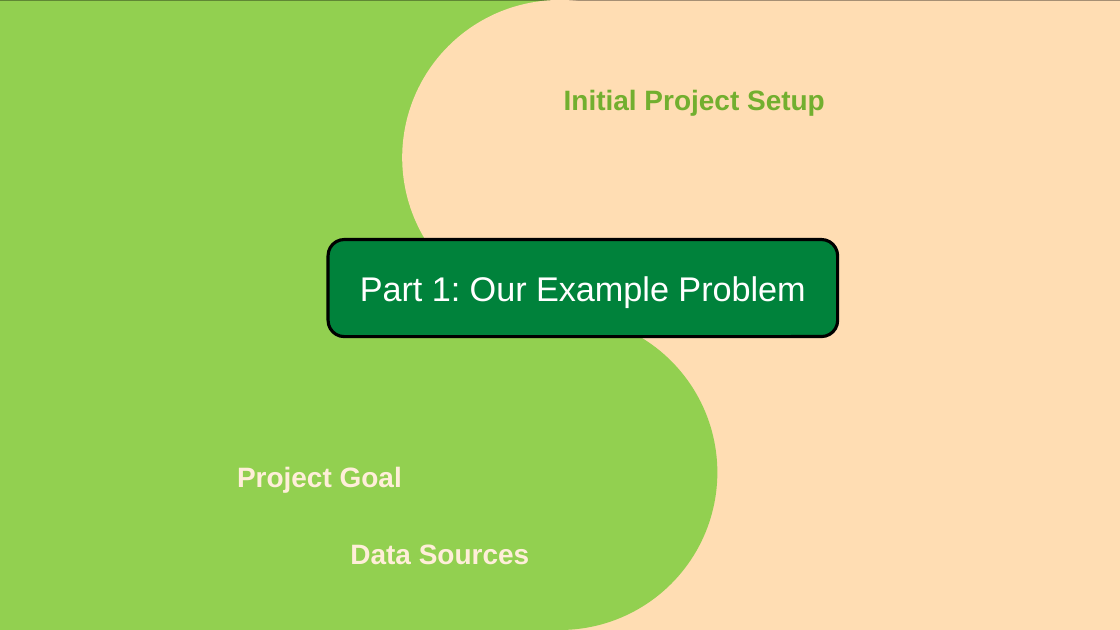
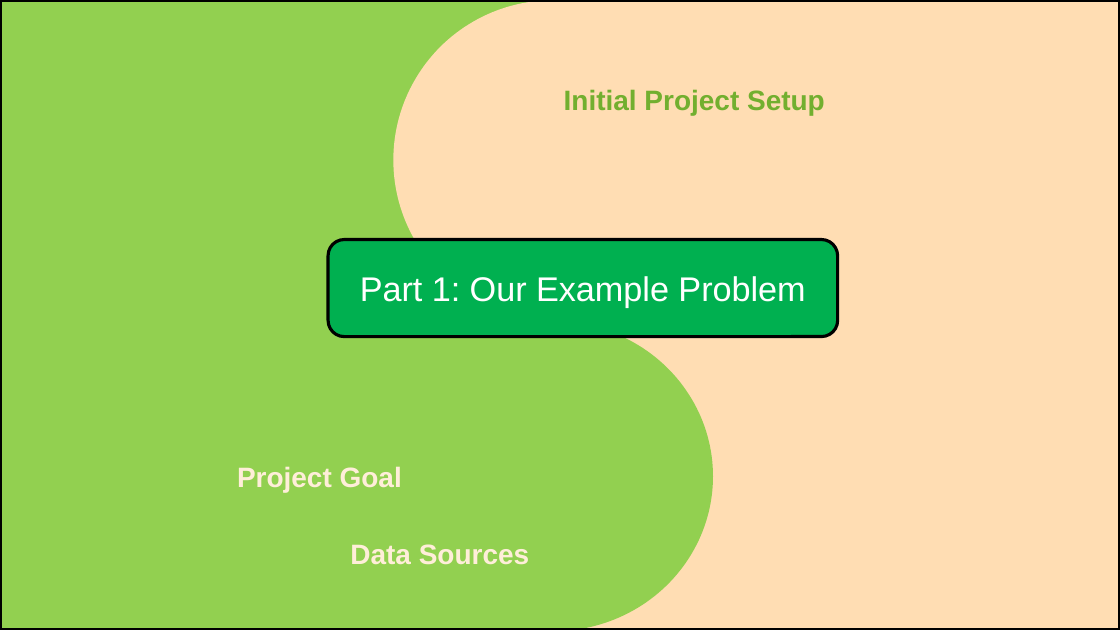
Before and after one commit to frank-trollmann/machine-learning_example-project, a slide deck: slide 7 of documentation/Session 1.pptx (slide 6 before the commit). Drawn at 1120x630 pixels with LibreOffice and Linux fonts; fonts in the diff are those of the drawing. Boxes give left, top, right and bottom in pixels: in the first picture for what was removed or moved away, otherwise in the second. Text is boxed around its words. In the diff, an @@ line names an element or a change of style, - is before the commit and + after.

```diff
--- a/documentation/Session 1.pptx
+++ b/documentation/Session 1.pptx
@@ rectangle: place and size @@
-rectangle at (0,0,560,629)
+rectangle at (0,0,553,630)
@@ rectangle added at (0,0,1120,630), fill #92D050 @@
@@ ellipse added at (0,1,208,630), fill #92D050 @@
@@ ellipse: place and size @@
-ellipse at (402,0,717,315)
+ellipse at (393,0,712,319)
@@ rectangle: place and size @@
-rectangle at (560,0,1120,629)
+rectangle at (553,0,1120,630)
@@ ellipse added at (912,0,1120,630), fill #FFDDB3 @@
@@ rounded rectangle "Part 1: Our Example Problem" at (328,240,838,337): fill #00823B to #00B050 @@
@@ ellipse: place and size @@
-ellipse at (402,315,717,629)
+ellipse at (393,321,712,630)
```
Also in this commit, not shown: 14 other slides changed, 1 slide added, 1 other file.
